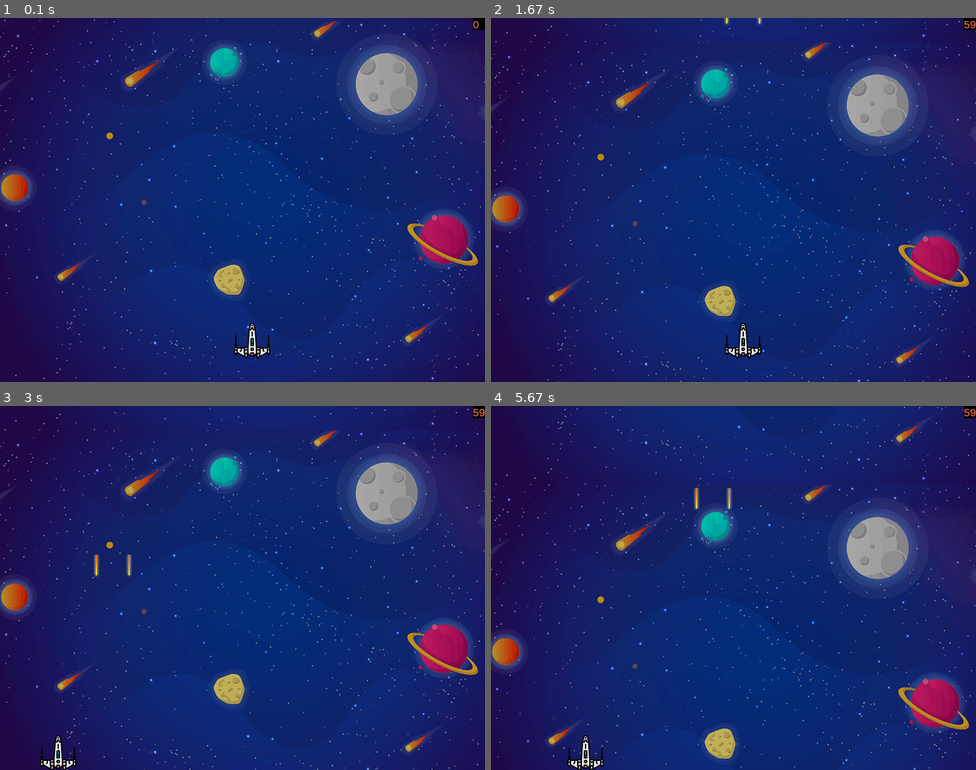
Above: before the commit, frames 1-4 (two rows, left to right).
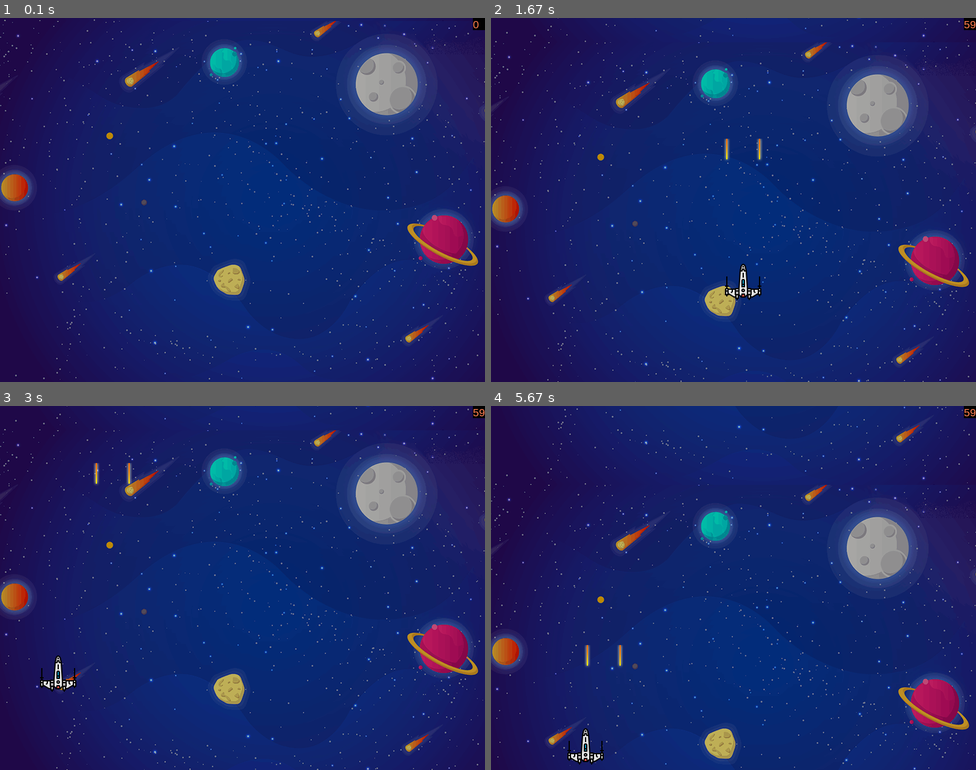
Above: after the commit, the same moments.

Repository: blamerra/pySpaceInvaders
Game: pygame game, started from main.py
Same seed, same stepped clock (60 frames per second), same inputs: the game is played once before the commit and once after it.
Inputs:
- Up to frame 1 (0.1 s): no input
- Up to frame 2 (1.67 s): tap Space at 0.33, 1.07, 1.37 s; tap B at 0.67 s
- Up to frame 3 (3 s): tap Space at 1.9, 2.2, 2.4, 2.7, 2.97 s; hold Left 2.33-2.87 s; hold Down from 2.9 s (still down)
- Up to frame 4 (5.67 s): release Down at 3.2 s; hold Left 3.23-3.63 s; tap Space at 3.3, 3.6, 3.73, 4.13, 4.43, 4.8, 5.2, 5.5 s; tap B at 3.38, 4.88 s; hold Up 3.67-4.03 s; hold Right 4.07-4.7 s; hold Down 4.73-5.1 s; hold Left 5.13-5.6 s; hold Right from 5.63 s (still down)

The runs differ from the first frame. In frame 1, 0.3% of the frame differs, in the area x 48-56%, y 83-94%; in frame 2, 0.8%; in frame 3, 0.9%, in the area x 8-28%, y 15-100%; in frame 4, 0.6%.

Commit message:
player refactor fixes

Diff:
--- a/sprites/player.py
+++ b/sprites/player.py
@@ -12,34 +12,48 @@
         self.image = pygame.image.load(self.SETTINGS.player_image)
         self.rect = self.image.get_rect()
         self.rect.x = (self.SETTINGS.screen_width - (self.rect.width // 2)) // 2
-        self.rect.y = (self.SETTINGS.screen_height - 100)
+        self.rect.y = (self.SETTINGS.screen_height + 100) # lo situamos fuera de la pantalla
 
-        self.player_speed = self.SETTINGS.player_speed
-        self.player_vertical_move = self.SETTINGS.player_vertical_move
+        self.speed = self.SETTINGS.player_speed
+        self.vertical_move = self.SETTINGS.player_vertical_move
 
+        # Start Animation
+        self.start = 1
+        self.start_top_y = (self.SETTINGS.screen_height - 250)
+        self.start_speed = self.speed * 0.3  # Se hace la entrada mas lenta
     def move_up(self):
-        if (self.rect.y > 0) & self.player_vertical_move:
-            self.rect.y -= self.player_speed
+        if (self.rect.y > 0) & self.vertical_move:
+            self.rect.y -= self.speed
 
     def move_down(self):
-        if (self.rect.y < self.SETTINGS.screen_height - self.rect.height) & self.player_vertical_move:
-            self.rect.y += self.player_speed
+        if (self.rect.y < self.SETTINGS.screen_height - self.rect.height) & self.vertical_move:
+            self.rect.y += self.speed
 
     def move_right(self):
         if self.rect.x < self.SETTINGS.screen_width - self.rect.width - self.SETTINGS.player_image_x_margin:
-            self.rect.x += self.player_speed
+            self.rect.x += self.speed
 
     def move_left(self):
         if self.rect.x >= self.SETTINGS.player_image_x_margin:
-            self.rect.x -= self.player_speed
+            self.rect.x -= self.speed
+
+    def start_animation(self):
+        if self.rect.y > self.start_top_y:
+            self.rect.y -= self.start_speed
+
+        if self.rect.y <= self.start_top_y:
+            self.start = 0
 
     def update(self):
-        keys = pygame.key.get_pressed()
-        if keys[pygame.K_LEFT]:
-            self.move_left()
-        elif keys[pygame.K_RIGHT]:
-            self.move_right()
-        if keys[pygame.K_UP]:
-            self.move_up()
-        elif keys[pygame.K_DOWN]:
-            self.move_down()
+        if self.start:
+            self.start_animation()
+        else:
+            keys = pygame.key.get_pressed()
+            if keys[pygame.K_LEFT]:
+                self.move_left()
+            elif keys[pygame.K_RIGHT]:
+                self.move_right()
+            if keys[pygame.K_UP]:
+                self.move_up()
+            elif keys[pygame.K_DOWN]:
+                self.move_down()
